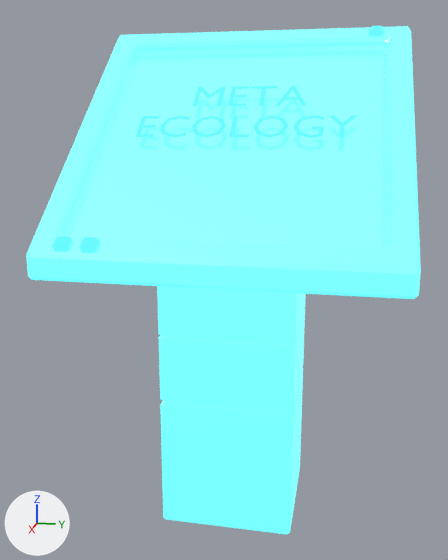
The glTF model monitor.glb: old version first, new version second.
The view is the same before and after, from a camera (50 mm lens) standing at (3.7, 0.65, 2.39) and looking at (0.03, -0.08, 1.47). Lighting does not change. The marker at lower left points along +X, +Y and +Z. Objects named as collision shapes, trigger or cutter boxes, shadow casters or lower levels of detail are left out. Where no turn or scale is listed for an object, it has been applied to the vertices.

Script lines for the objects in view, before the commit:
```python
mat_material_010 = principled_material('Material.010')
mat_material_010.texture = img_monitor_pallete
mat_material_010.metallic = 1.0
mat_material_010.roughness = 0.225
mat_material_010.emission_color = (0.136, 0.947, 1.0)  # cyan #67f9ff
mat_material_010.emission_strength = 1.0
me_cube_007 = bpy.data.meshes.new('Cube.007')
me_cube_007.from_pydata(...)  # 250 vertices, 474 faces; spans x -0.76..0.76, y -1.0..1.0, z 0.0..3.03
me_cube_007.materials.append(mat_material_010)  # picture img_monitor_pallete
me_text = bpy.data.meshes.new('Text')
me_text.from_pydata(...)  # 145 vertices, 129 faces; spans x -0.149..0.219, y -0.642..0.663, z -0.184..0.125
me_text.materials.append(mat_material_010)  # picture img_monitor_pallete
ob_monitor = bpy.data.objects.new('monitor', me_cube_007)
ob_monitor.location = (0.0, 0.0, 0.0)
ob_text = bpy.data.objects.new('Text', me_text)
ob_text.location = (-0.18, 0.021, 2.516)
```
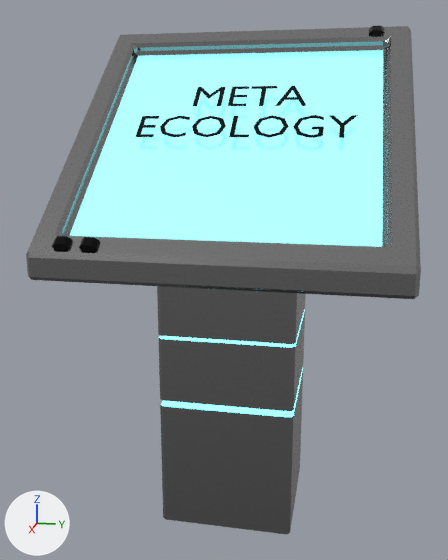
The change, as JSON lines over the scene's bpy script:
```json
{"op": "add", "block": "img_monitor_emit", "code": ["img_monitor_emit = load_image('monitor_emit', '_unpacked/monitor_emit', 128, 128, 'sRGB')"]}
{"block": "mat_material_010", "where": "n0 = _N.new('ShaderNodeBsdfPrincipled'); n0.name = 'Principled BSDF'"}
{"op": "remove", "block": "mat_material_010", "code": "n0.inputs[27].default_value = (0.136, 0.947, 1.0, 1.0)  # 'Emission Color', cyan #67f9ff"}
{"block": "mat_material_010", "where": "n2 = _N.new('ShaderNodeTexImage'); n2.name = 'Image Texture'"}
{"op": "set", "path": "n2.image", "old": "img_monitor_pallete", "new": "img_monitor_emit"}
{"op": "add", "block": "mat_material_010", "code": "n3 = _N.new('ShaderNodeTexImage'); n3.name = 'Image Texture.001'"}
{"op": "add", "block": "mat_material_010", "code": "n3.image = img_monitor_pallete"}
{"op": "remove", "block": "mat_material_010", "code": "_L.new(n2.outputs[0], n0.inputs[0])  # 'Color' to 'Base Color'"}
{"op": "add", "block": "mat_material_010", "code": "_L.new(n2.outputs[0], n0.inputs[27])  # 'Color' to 'Emission Color'"}
{"op": "add", "block": "mat_material_010", "code": "_L.new(n3.outputs[0], n0.inputs[0])  # 'Color' to 'Base Color'"}
```

What differs and where, as boxes (x1, y1, x2, y2) in the pictures (448 x 560 px):
```json
{"object": "monitor", "change": "surface changed", "before": [26, 26, 421, 534], "after": [26, 26, 421, 534]}
{"object": "Text", "change": "surface changed", "before": [136, 86, 358, 138], "after": [136, 86, 358, 138]}
```
